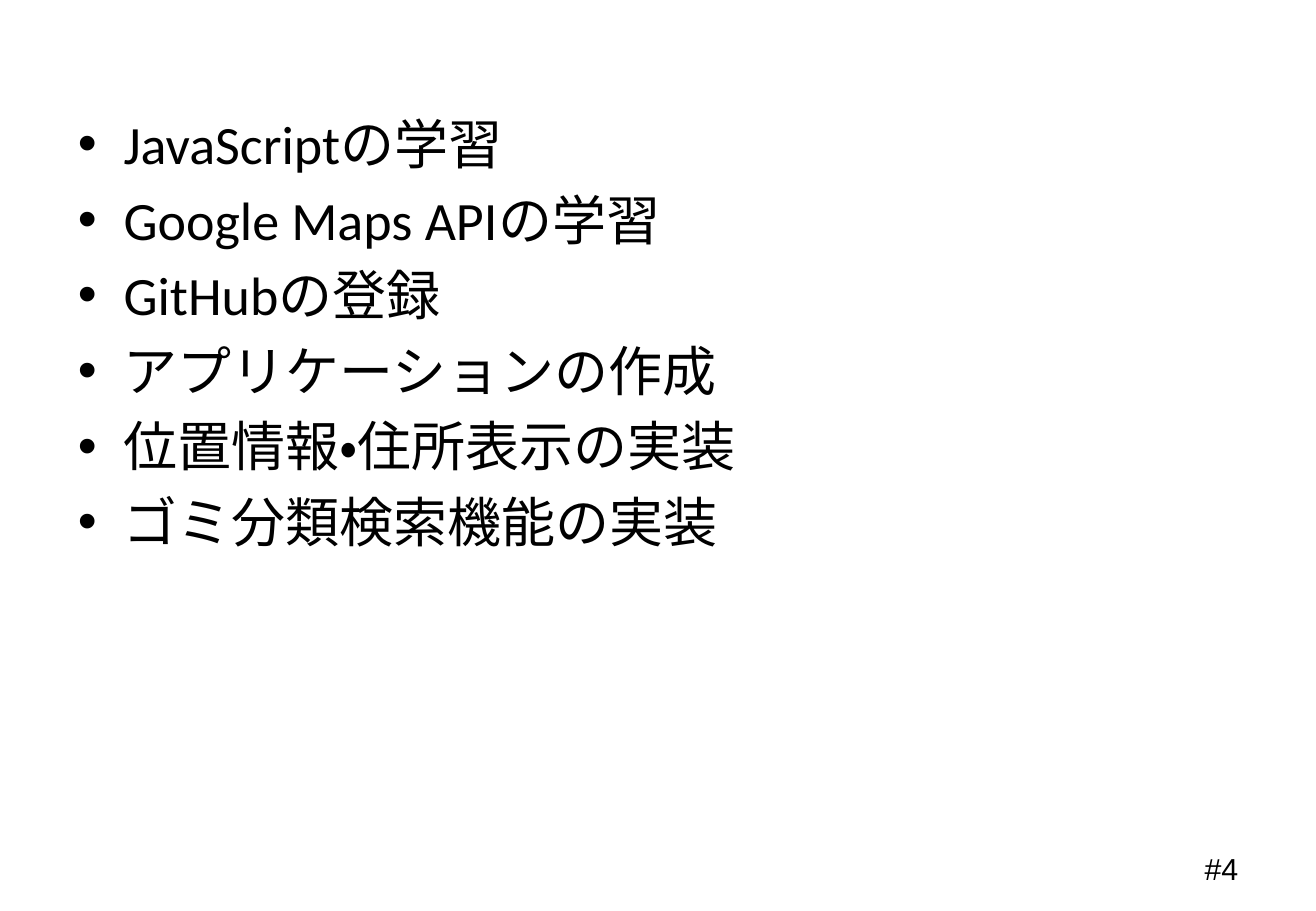
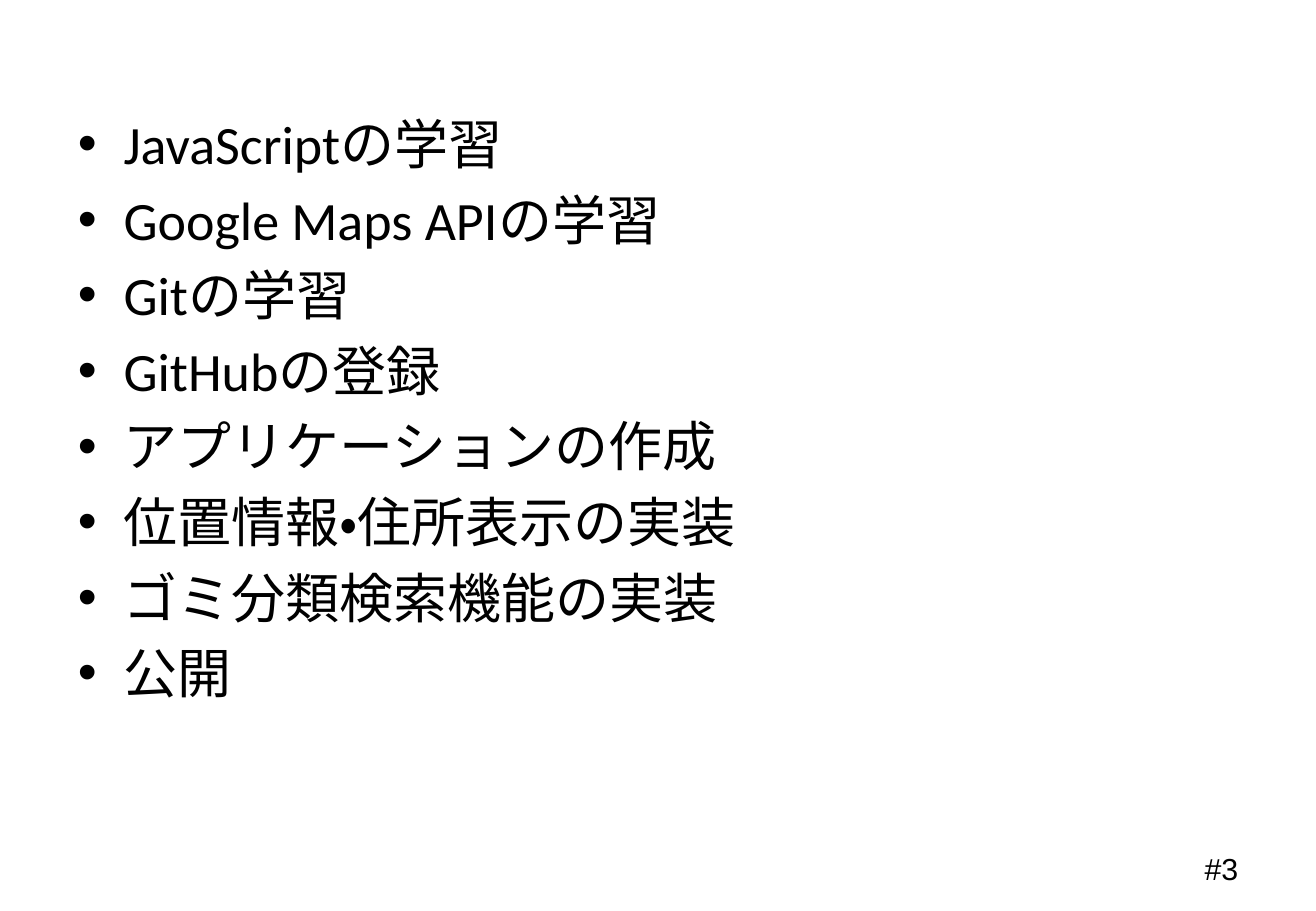
Before and after one commit to Mocchy2/graduation-thesis, a slide deck: slide 3 of 卒業論文 発表用スライド.pptx (slide 4 before the commit). Drawn at 1316x911 pixels with LibreOffice and Linux fonts; fonts in the diff are those of the drawing; background and template pictures are left out. Boxes give left, top, right and bottom in pixels: in the first picture for what was removed or moved away, otherwise in the second. Text is boxed around its words. In the diff, an @@ line names an element or a change of style, - is before the commit and + after.

```diff
--- a/卒業論文 発表用スライド.pptx
+++ b/卒業論文 発表用スライド.pptx
@@ text at <box>124,270,351,320</box>: paragraph added @@
+• Gitの学習
@@ text at <box>124,649,232,698</box>: paragraph added @@
+• 公開
@@ page number at <box>1205,858,1239,881</box>: text changed @@
-#4
+#3
```
Also in this commit, not shown: 5 other slides changed, 1 slide removed.
